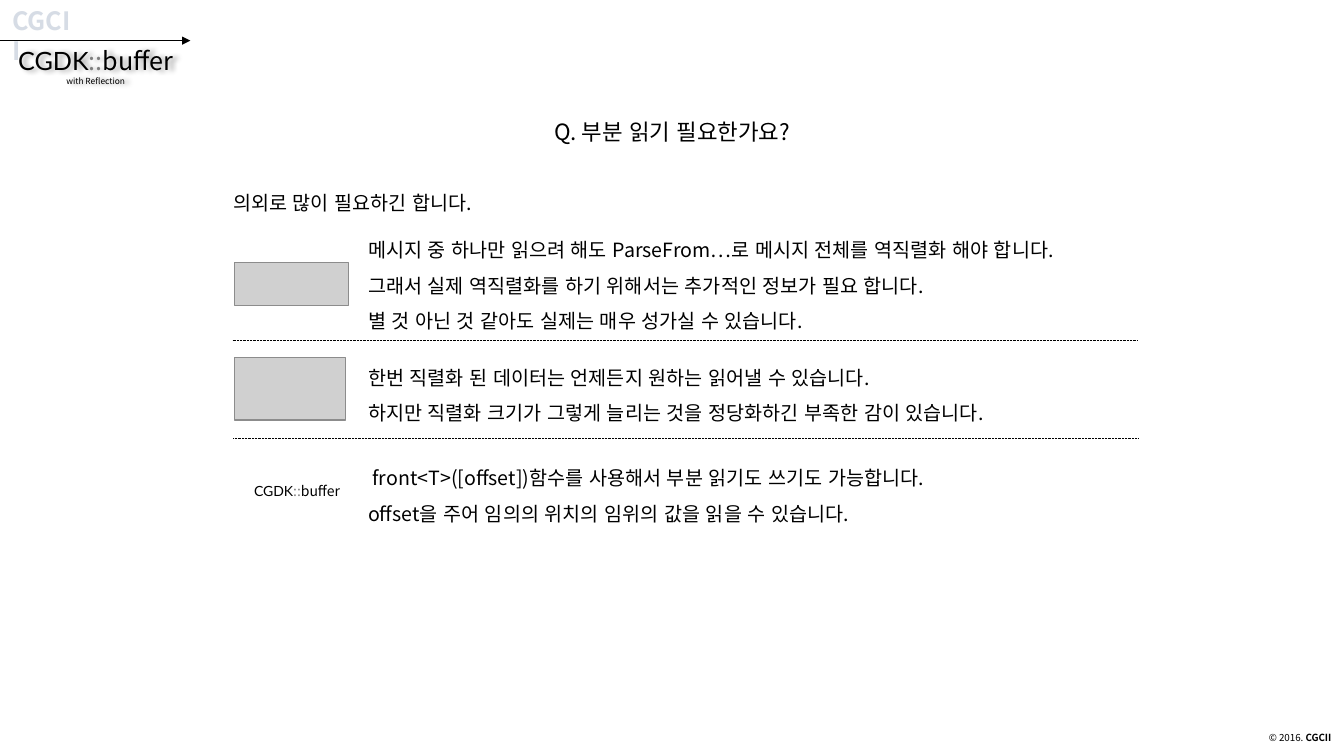
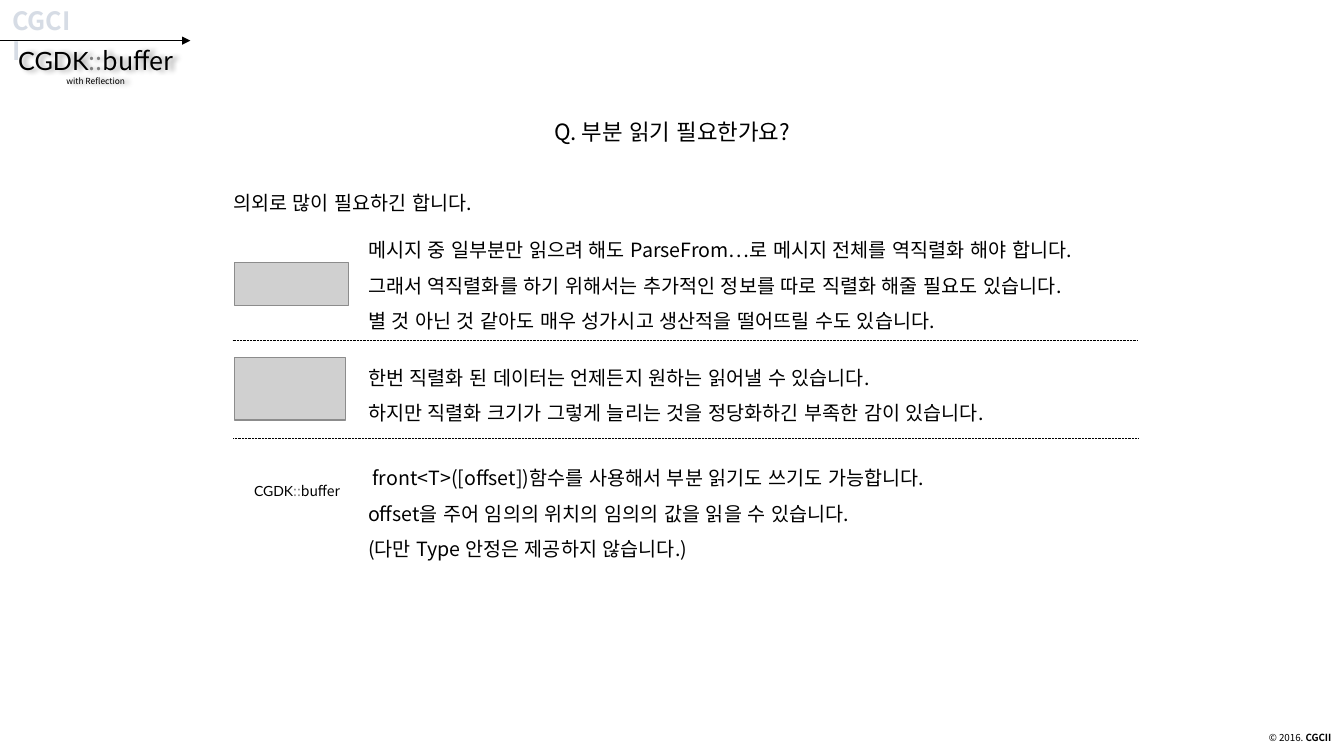
Before and after one commit to CGLabs/CGDK.buffer, a slide deck: slide 75 of C++/document/intruduce_CGDK.buffer.pptx. Drawn at 1344x756 pixels with LibreOffice and Linux fonts; fonts in the diff are those of the drawing; grey boxes stand for pictures. Boxes give left, top, right and bottom in pixels: in the first picture for what was removed or moved away, otherwise in the second. Text is boxed around its words. In the diff, an @@ line names an element or a change of style, - is before the commit and + after.

```diff
--- a/C++/document/intruduce_CGDK.buffer.pptx
+++ b/C++/document/intruduce_CGDK.buffer.pptx
@@ text at [368,240,1072,330]: text changed @@
-메시지 중 하나만 읽으려 해도 ParseFrom…로 메시지 전체를 역직렬화 해야 합니다.
-그래서 실제 역직렬화를 하기 위해서는 추가적인 정보가 필요 합니다.
-별 것 아닌 것 같아도 실제는 매우 성가실 수 있습니다.
+메시지 중 일부분만 읽으려 해도 ParseFrom…로 메시지 전체를 역직렬화 해야 합니다.
+그래서 역직렬화를 하기 위해서는 추가적인 정보를 따로 직렬화 해줄 필요도 있습니다.
+별 것 아닌 것 같아도 매우 성가시고 생산적을 떨어뜨릴 수도 있습니다.
@@ text at [368,468,924,561]: text changed @@
-front<T>([offset])함수를 사용해서 부분 읽기도 쓰기도 가능합니다.
-offset을 주어 임의의 위치의 임위의 값을 읽을 수 있습니다.
+front<T>([offset])함수를 사용해서 부분 읽기도 쓰기도 가능합니다.
+offset을 주어 임의의 위치의 임의의 값을 읽을 수 있습니다.
+(다만 Type 안정은 제공하지 않습니다.)
```
Also in this commit, not shown: 17 other slides changed, 1 other file.
